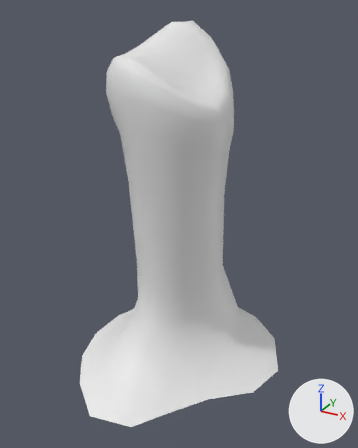
The FBX model res/models/Modele_Mati/Swieczki/Swieca4.fbx: old version first, new version second.
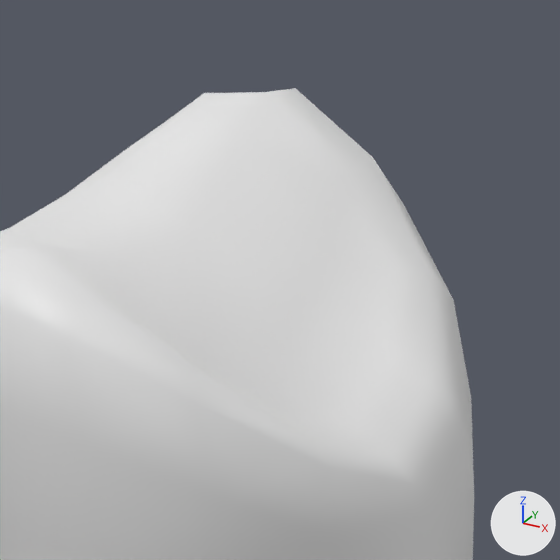
Old and new are each drawn whole from a 50 mm lens placed at (0.01117, -0.02002, 0.0105), pointed at (0.00051, -0.00064, 0.00081) and again close up on the part from 35% to 71% of the width and 0% to 29% of the height. Lighting does not change. The marker at lower right points along +X, +Y and +Z. The older version's two pictures come first. Where no turn or scale is listed for an object, it has been applied to the vertices.

Names of what the first close-up shows: 'Swieca4'.
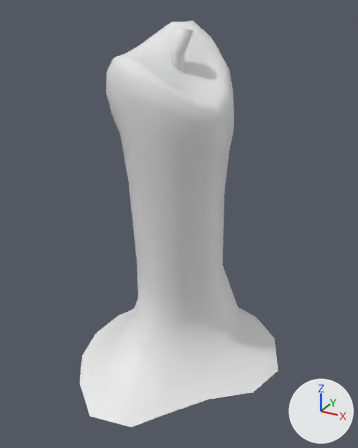
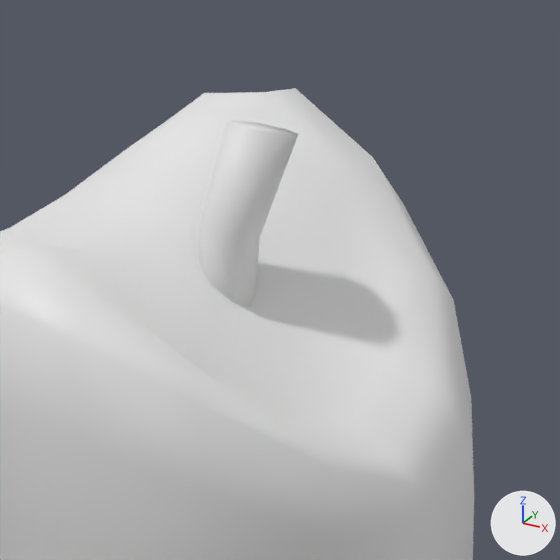
Where the change shows, as pixel boxes [x1, y1, x2, y2] in the close-ups (560 x 560 px):
part 1 of me_swieca4_001, added: after [199, 120, 298, 307]

The change, as a diff of the scene's bpy script:
```diff
--- a/res/models/Modele_Mati/Swieczki/Swieca4.fbx.py
+++ b/res/models/Modele_Mati/Swieczki/Swieca4.fbx.py
@@ me_swieca4_001 @@
 # used by ob_swieca4; location = (0.0, 0.0, 0.0)
-me_swieca4_001.from_pydata(...)  # 185 vertices, 352 faces; spans x -0.0049..0.0056, y -0.0063..0.0054, z -0.0073..0.0099
+me_swieca4_001.from_pydata(...)  # 209 vertices, 396 faces; spans x -0.0049..0.0056, y -0.0063..0.0054, z -0.0073..0.0099
+# me_swieca4_001 part 1: a new loose piece of 24 vertices spanning x 0.0..0.001, y -0.0007..0.0, z 0.0075..0.0097
```
